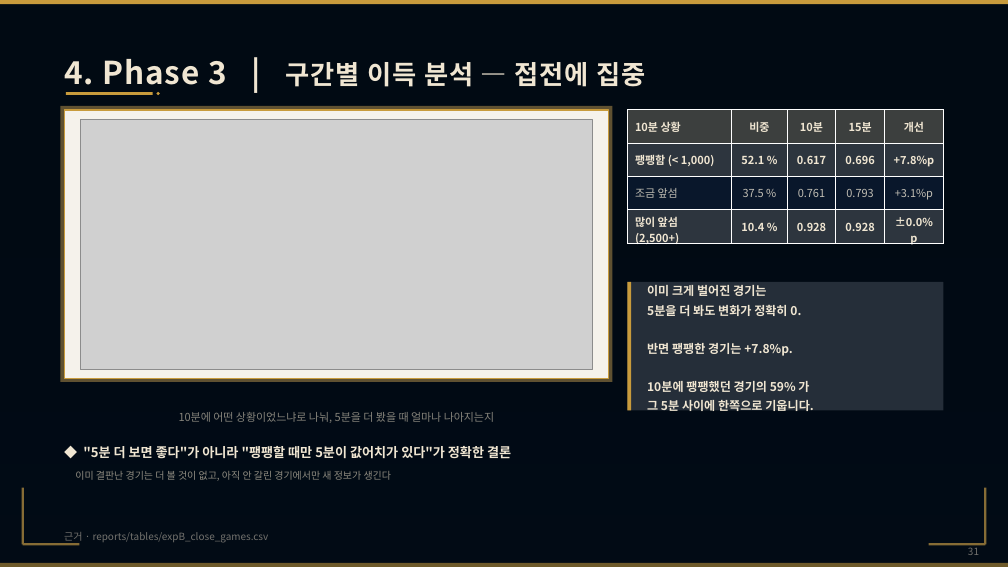
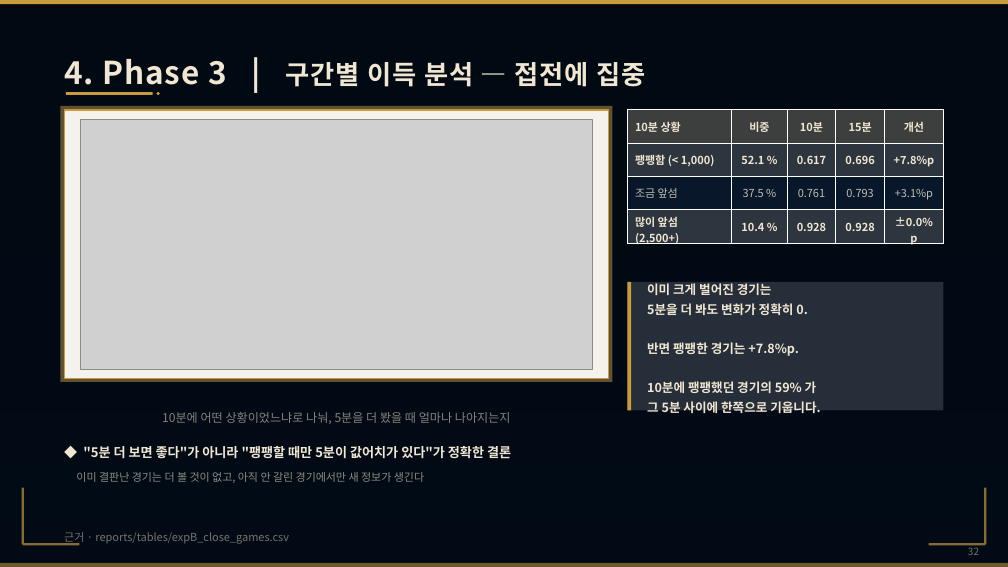
Before and after one commit to wpalswpa/project2608, a slide deck: slide 32 of 4조(십분컷)_미니2프로젝트_LoL 인게임 시점별 경기 데이터 기반 승패 예측 및 핵심 승리요인 분석_발표자료.pptx (slide 31 before the commit). Drawn at 1008x567 pixels with LibreOffice and Linux fonts; fonts in the diff are those of the drawing; grey boxes stand for pictures; background and template pictures are left out. Boxes give left, top, right and bottom in pixels: in the first picture for what was removed or moved away, otherwise in the second. Text is boxed around its words. In the diff, an @@ line names an element or a change of style, - is before the commit and + after.

```diff
--- a/4조(십분컷)_미니2프로젝트_LoL 인게임 시점별 경기 데이터 기반 승패 예측 및 핵심 승리요인 분석_발표자료.pptx
+++ b/4조(십분컷)_미니2프로젝트_LoL 인게임 시점별 경기 데이터 기반 승패 예측 및 핵심 승리요인 분석_발표자료.pptx
@@ text "이미 크게 벌어진 경기는 5분을 ..." at bbox=[647, 283, 821, 413]: size 11.5 to 12 pt @@
@@ text "10분에 어떤 상황이었느냐로 나눠, 5분을 ..." at bbox=[162, 412, 511, 424]: size 10.5 to 11.5 pt @@
@@ text at bbox=[76, 472, 424, 483]: size 9.5 to 10.5 pt in "이미 결판난 경기는 더 볼 것이 없고, ..." @@
@@ text "근거 · reports/tables/expB_close_games.csv" at bbox=[64, 532, 289, 545]: size 9.5 to 10.5 pt @@
```
Also in this commit, not shown: 27 other slides changed, 1 slide added, 1 other file.
